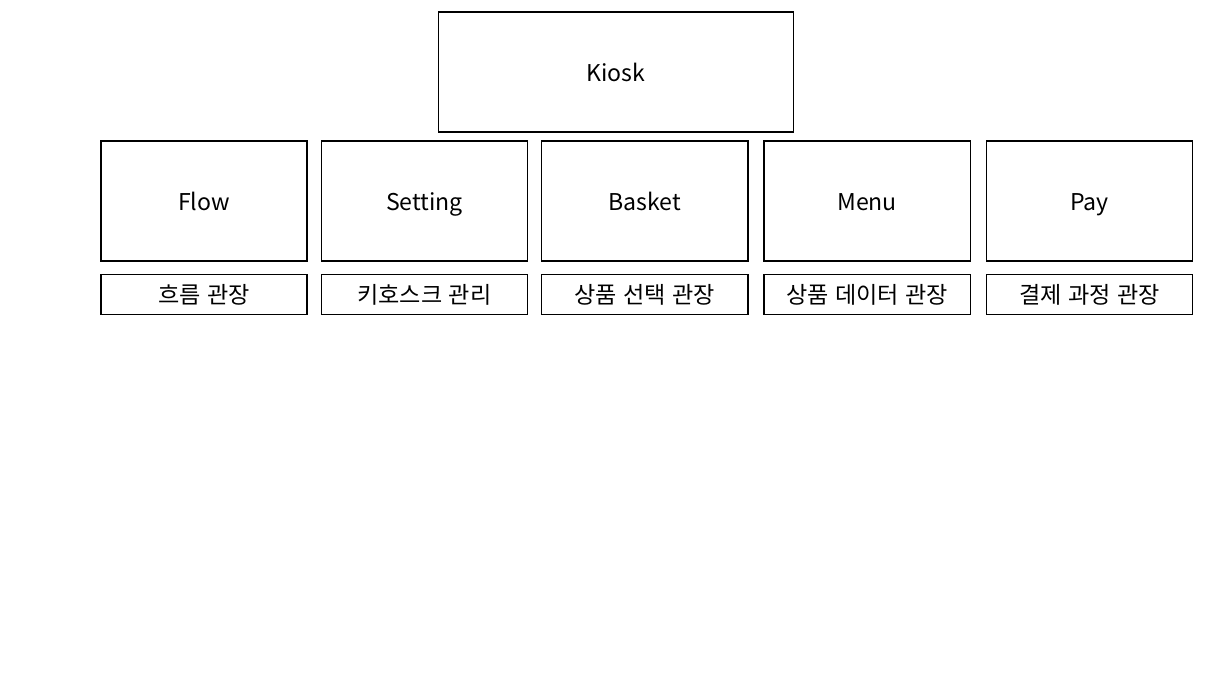
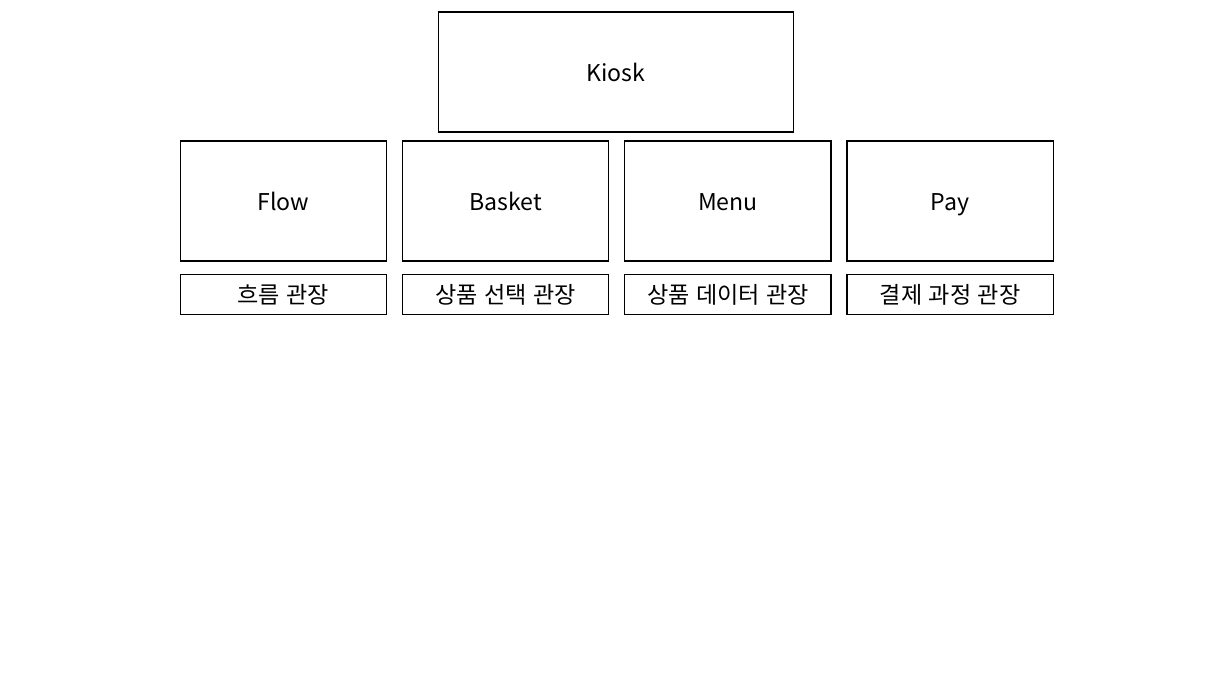
Before and after one commit to yongkingg/Kiosk_kotlin, a slide deck: slide 1 of 클래스다이어그램.pptx. Drawn at 1232x693 pixels with LibreOffice and Linux fonts; fonts in the diff are those of the drawing. Boxes give left, top, right and bottom in pixels: in the first picture for what was removed or moved away, otherwise in the second. Text is boxed around its words. In the diff, an @@ line names an element or a change of style, - is before the commit and + after.

```diff
--- a/클래스다이어그램.pptx
+++ b/클래스다이어그램.pptx
@@ rectangle "Flow": place and size @@
-rectangle "Flow" at (101,141,307,262)
+rectangle "Flow" at (180,141,386,262)
@@ rectangle removed at (322,141,528,262) @@
-Setting
@@ rectangle "흐름 관장": place and size @@
-rectangle "흐름 관장" at (101,274,307,314)
+rectangle "흐름 관장" at (180,274,386,314)
@@ rectangle removed at (322,274,528,314) @@
-키호스크 관리
@@ 6 rectangles: place and size @@
-6 rectangles at (542,141,1192,314)
+6 rectangles at (403,141,1054,314)
```
Also in this commit, not shown: 5 other files.
